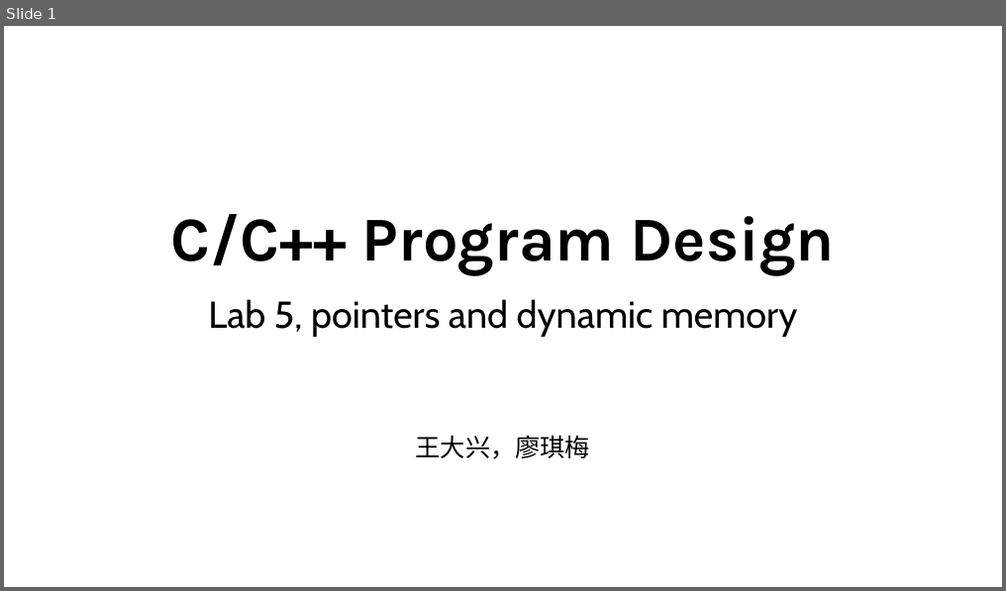
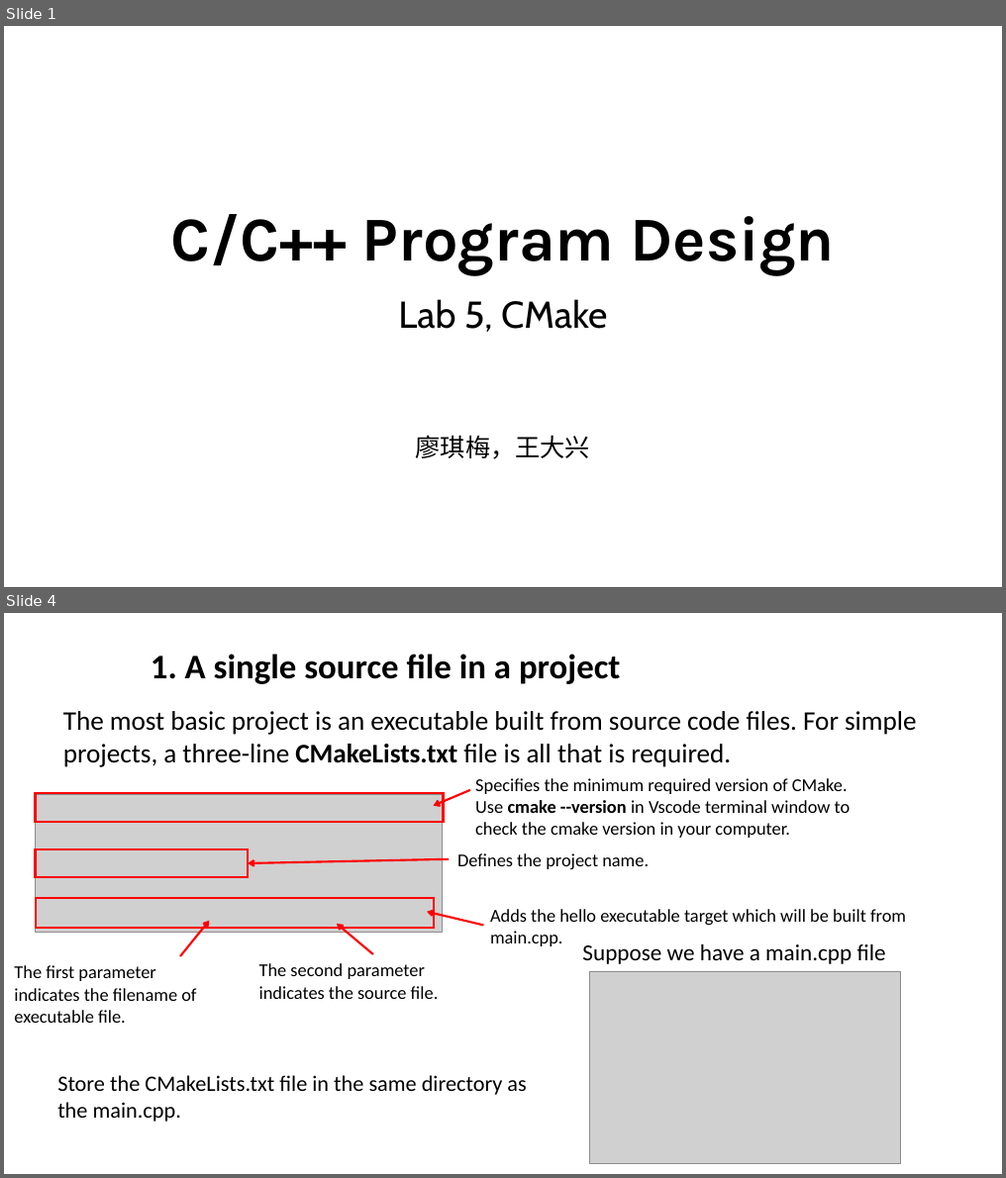
Before and after one commit to ShiqiYu/CPP, a slide deck: week05/Lab05.pptx. Shown one above the other, each under a label of ours: slide 1 before the commit, slides 1 and 4 after it; the slides between them are not shown. The pictures are 1006x591 and 1006x1178 pixels, drawn with LibreOffice and Linux fonts; fonts in the diff are those of the drawing; grey boxes stand for pictures; background and template pictures are left out. Boxes give left, top, right and bottom in pixels: in the first picture for what was removed or moved away, otherwise in the second. Text is boxed around its words. In the diff, an @@ line names an element or a change of style, - is before the commit and + after.

```diff
--- a/week05/Lab05.pptx
+++ b/week05/Lab05.pptx
@@ slide 4 added at (x1=4, y1=613, x2=1002, y2=1174), background #FFFFFF @@
@@ text added at (x1=151, y1=654, x2=620, y2=684), 33.2 pt, text #000000, bold @@
+1. A single source file in a project
@@ text added at (x1=63, y1=711, x2=916, y2=767), 25.9 pt, text #000000 @@
+The most basic project is an executable built from source code files. For simple projects, a three-line CMakeLists.txt file is all that is required.
@@ arrow added from (470, 790) to (433, 806), #FF0000 2 pt @@
@@ text added at (x1=475, y1=778, x2=850, y2=838), 17.6 pt, text #000000 @@
+Specifies the minimum required version of CMake.
+Use cmake --version in Vscode terminal window to check the cmake version in your computer.
@@ picture added at (x1=36, y1=794, x2=442, y2=933) @@
@@ rectangle added at (x1=36, y1=793, x2=444, y2=822), outline #FF0000 2 pt @@
@@ rectangle added at (x1=36, y1=850, x2=249, y2=878), outline #FF0000 2 pt @@
@@ arrow added from (449, 860) to (249, 863), #FF0000 2 pt @@
@@ text added at (x1=457, y1=854, x2=648, y2=869), 17.6 pt, text #000000 @@
+Defines the project name.
@@ rectangle added at (x1=36, y1=898, x2=435, y2=928), outline #FF0000 2 pt @@
@@ text added at (x1=490, y1=909, x2=906, y2=947), 17.6 pt, text #000000 @@
+Adds the hello executable target which will be built from main.cpp.
@@ arrow added from (180, 957) to (209, 921), #FF0000 2 pt @@
@@ arrow added from (373, 955) to (337, 924), #FF0000 2 pt @@
@@ arrow added from (484, 925) to (427, 912), #FF0000 2 pt @@
@@ text added at (x1=14, y1=965, x2=196, y2=1023), 17.6 pt, text #000000 @@
+The first parameter indicates the filename of executable file.
@@ text added at (x1=259, y1=963, x2=439, y2=999), 17.6 pt, text #000000 @@
+The second parameter indicates the source file.
@@ text added at (x1=582, y1=945, x2=886, y2=964), 22.1 pt, text #000000 @@
+Suppose we have a main.cpp file
@@ picture added at (x1=590, y1=971, x2=900, y2=1164) @@
@@ text added at (x1=57, y1=1075, x2=526, y2=1122), 21.2 pt, text #000000 @@
+Store the CMakeLists.txt file in the same directory as the main.cpp.
@@ slide 1 changed as well @@
@@ subtitle at (x1=398, y1=299, x2=607, y2=460): text changed @@
-Lab 5, pointers and dynamic memory
-王大兴，廖琪梅
+Lab 5, CMake
+廖琪梅，王大兴
```
Also in this commit, not shown: 1 other slide changed, 15 other slides added, 24 slides removed.
